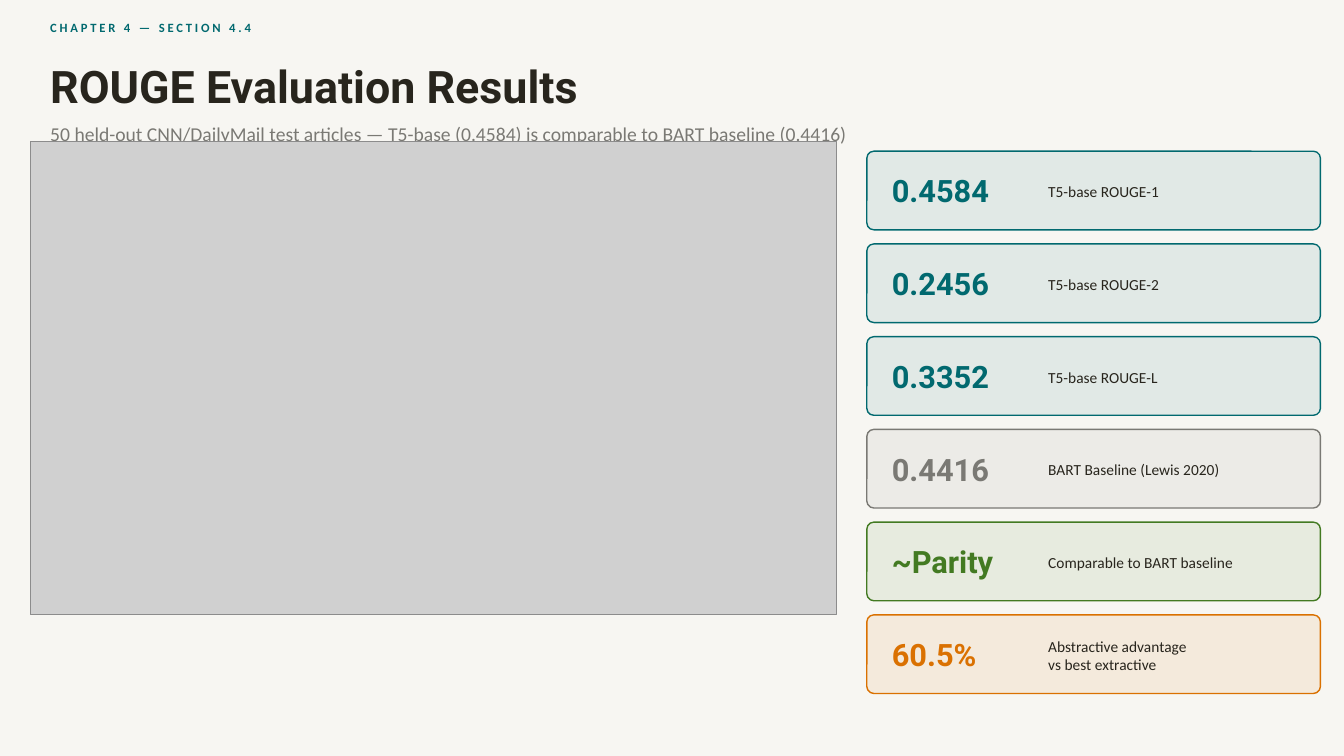
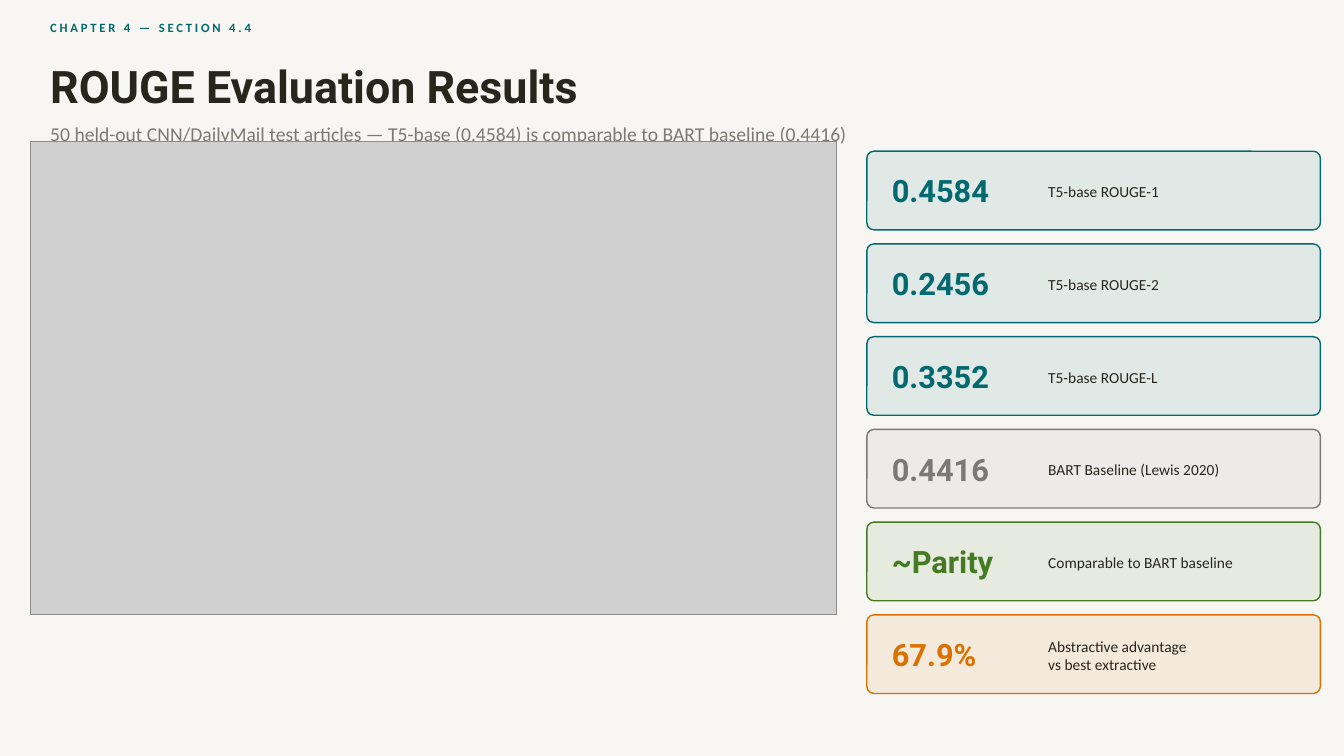
Before and after one commit to CNShivani7/DocSnap-Intelligent-Summarization, a slide deck: slide 13 of DocSnap_Presentation.pptx. Drawn at 1344x756 pixels with LibreOffice and Linux fonts; fonts in the diff are those of the drawing; grey boxes stand for pictures. Boxes give left, top, right and bottom in pixels: in the first picture for what was removed or moved away, otherwise in the second. Text is boxed around its words. In the diff, an @@ line names an element or a change of style, - is before the commit and + after.

```diff
--- a/DocSnap_Presentation.pptx
+++ b/DocSnap_Presentation.pptx
@@ text at [892,643,977,667]: text changed @@
-60.5%
+67.9%
```
Also in this commit, not shown: 8 other slides changed.
